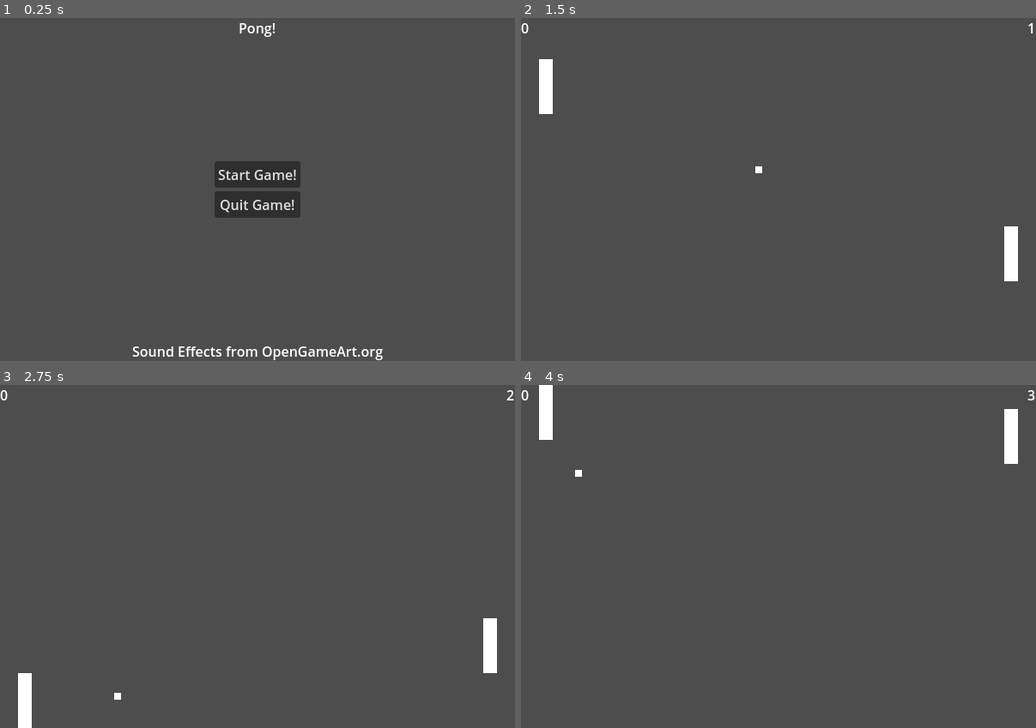
Above: before the commit, frames 1-4 (two rows, left to right).
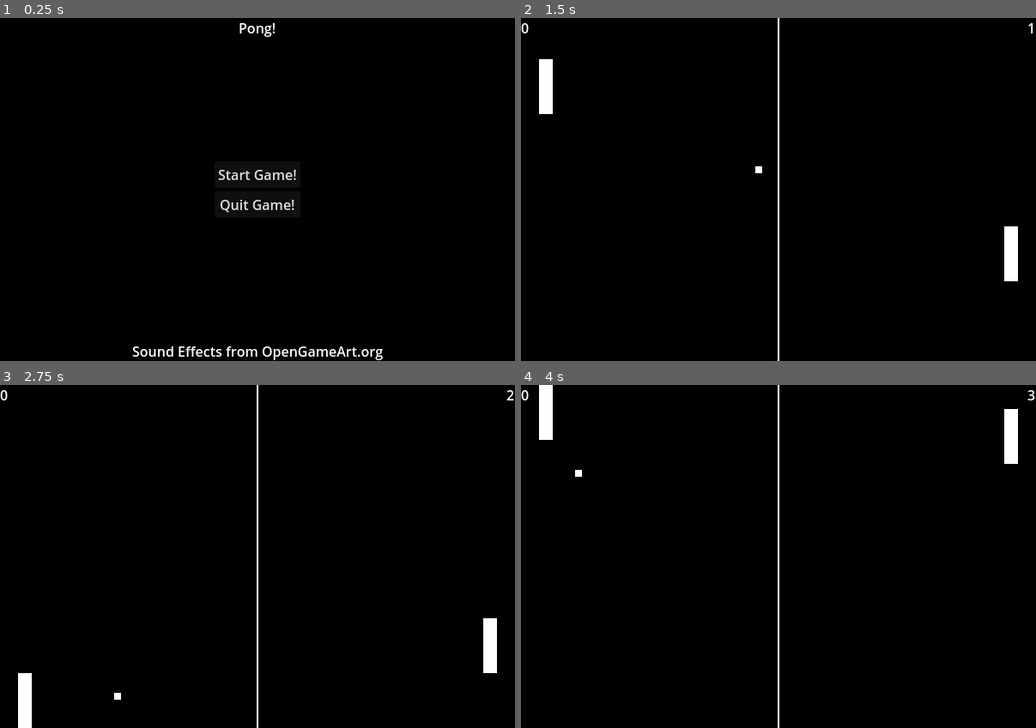
Above: after the commit, the same moments.

Repository: Zfuhrman93/godot-pong
Game: Godot game, scene res://Scenes/Levels/main_menu.tscn
Same seed, same stepped clock (60 frames per second), same inputs: the game is played once before the commit and once after it.
Inputs:
- Up to frame 1 (0.25 s): no input
- Up to frame 2 (1.5 s): click "Start Game!" at 0.5 s; hold W (Up) from 1.28 s (still down)
- Up to frame 3 (2.75 s): release W (Up) at 2.03 s; hold S (Down) from 2.03 s (still down)
- Up to frame 4 (4 s): release S (Down) at 2.78 s; hold W (Up) from 2.78 s (still down)

The runs differ from the first frame. In frame 1, 99% of the frame differs, in the area x 0-100%, y 0-100%; in frame 2, 99%; in frame 3, 99%; in frame 4, 99%.

Commit message:
Added backgrounds for menu and game, as well as altered the volume a little for the sound effects.

Diff:
--- a/Scenes/Levels/main_menu.tscn
+++ b/Scenes/Levels/main_menu.tscn
@@ -1,7 +1,12 @@
-[gd_scene load_steps=2 format=3 uid="uid://lxont1b4f5fi"]
+[gd_scene load_steps=3 format=3 uid="uid://lxont1b4f5fi"]
 
 [ext_resource type="PackedScene" uid="uid://8uyxcwtbfowd" path="res://Scenes/UI/main_menu_layer.tscn" id="1_5ni4d"]
+[ext_resource type="Texture2D" uid="uid://btbf157d7ypk8" path="res://Sprites/Pong Menu.png" id="1_ijesj"]
 
 [node name="Main Menu" type="Node2D"]
 
+[node name="Background" type="Sprite2D" parent="."]
+position = Vector2(300, 200)
+texture = ExtResource("1_ijesj")
+
 [node name="Main Menu Layer" parent="." instance=ExtResource("1_5ni4d")]
--- a/Scenes/Levels/pong.tscn
+++ b/Scenes/Levels/pong.tscn
@@ -1,7 +1,8 @@
-[gd_scene load_steps=9 format=3 uid="uid://dbmbfqd3qvgj0"]
+[gd_scene load_steps=10 format=3 uid="uid://dbmbfqd3qvgj0"]
 
 [ext_resource type="Script" path="res://Scenes/Levels/pong.gd" id="1_f6jt8"]
 [ext_resource type="PackedScene" uid="uid://lcl7xdpsnl3j" path="res://Scenes/paddle_player.tscn" id="1_x8cmw"]
+[ext_resource type="Texture2D" uid="uid://dl86pdsg5562f" path="res://Sprites/Pong-Background.png" id="2_fmoas"]
 [ext_resource type="Script" path="res://Scenes/paddle_player.gd" id="2_kanma"]
 [ext_resource type="PackedScene" uid="uid://cqe4x1cheofr2" path="res://Scenes/UI/game_ui.tscn" id="2_ke1hi"]
 [ext_resource type="PackedScene" uid="uid://c70qus5v5q0i6" path="res://Scenes/paddle_ai.tscn" id="2_wory8"]
@@ -11,6 +12,10 @@
 
 [node name="Pong" type="Node2D"]
 script = ExtResource("1_f6jt8")
+
+[node name="Background" type="Sprite2D" parent="."]
+position = Vector2(300, 200)
+texture = ExtResource("2_fmoas")
 
 [node name="Game UI" parent="." instance=ExtResource("2_ke1hi")]
 
--- a/Scenes/ball.tscn
+++ b/Scenes/ball.tscn
@@ -18,6 +18,7 @@
 
 [node name="Paddle Hit" type="AudioStreamPlayer" parent="."]
 stream = ExtResource("2_74qh3")
+volume_db = -10.0
 
 [node name="Score" type="AudioStreamPlayer" parent="."]
 stream = ExtResource("3_jlmne")
Binary file added: Pong Menu.aseprite
Binary file added: Pong-Background.aseprite
Binary file added: Sprites/Pong Menu.png
Not shown, added: Sprites/Pong Menu.png.import
Binary file added: Sprites/Pong-Background.png
Not shown, added: Sprites/Pong-Background.png.import
